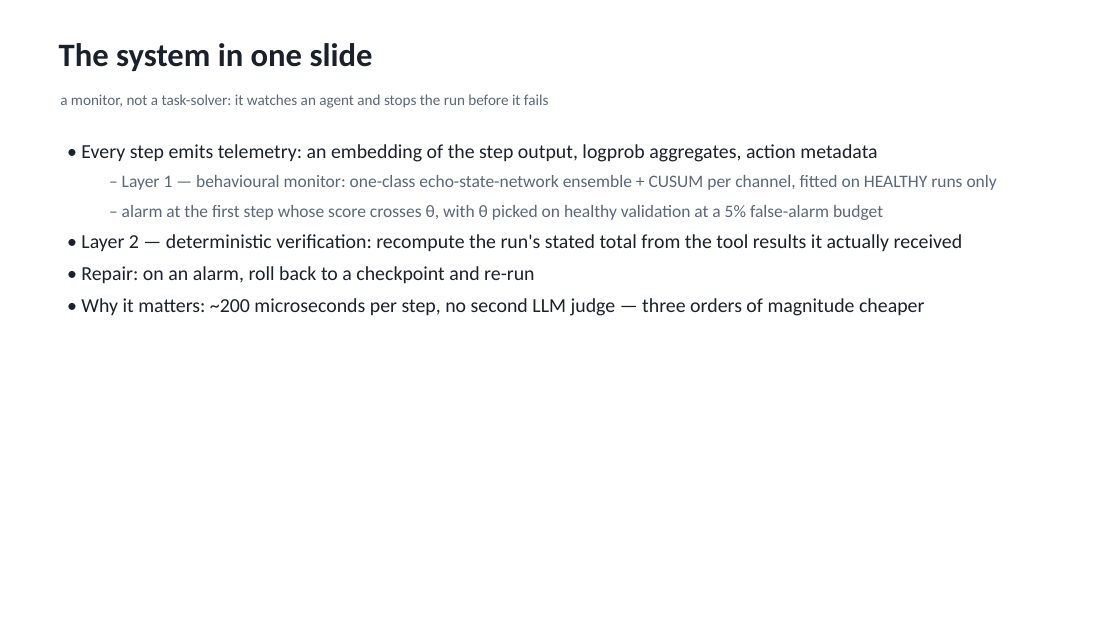
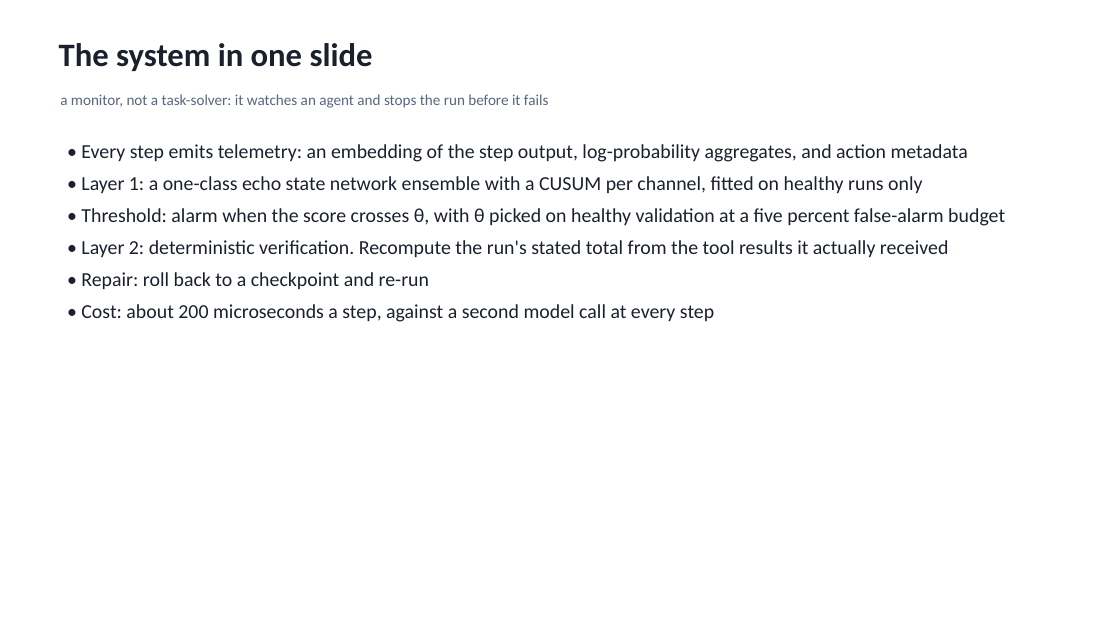
Before and after one commit to SamielSun/Individual-project-trajectory-sentinel-reproduce, a slide deck: slide 2 of slides/presentation.pptx. Drawn at 1120x630 pixels with LibreOffice and Linux fonts; fonts in the diff are those of the drawing. Boxes give left, top, right and bottom in pixels: in the first picture for what was removed or moved away, otherwise in the second. Text is boxed around its words. In the diff, an @@ line names an element or a change of style, - is before the commit and + after.

Commit message:
docs: plain section references, deck hierarchy, project-specific diary
Section references in the report and on slide 3 are spelled out instead of using
the section sign. On slide 2 the two Layer 1 lines sat as grey sub-bullets while
Layer 2 was a top-level bullet; all six lines are now one level, one size and one
colour.

The debug diary replaced its four environment entries (wheel resolution, the
3.14 download, transitive imports) with six that belong to this project: the
redirect that keeps the committed results intact, why the five-seed aggregation
had to be re-implemented, the test gate that expects corpora the fork drops,
silent row loss without torch, an over-claim about row coverage that I had to
retract, and what 'exact' was defined to mean given a 5e-11 threshold difference.

```diff
--- a/slides/presentation.pptx
+++ b/slides/presentation.pptx
@@ text at (81,144,1005,322): text changed @@
-• Every step emits telemetry: an embedding of the step output, logprob aggregates, action metadata
-  – Layer 1 — behavioural monitor: one-class echo-state-network ensemble + CUSUM per channel, fitted on HEALTHY runs only
-  – alarm at the first step whose score crosses θ, with θ picked on healthy validation at a 5% false-alarm budget
-• Layer 2 — deterministic verification: recompute the run's stated total from the tool results it actually received
-• Repair: on an alarm, roll back to a checkpoint and re-run
-• Why it matters: ~200 microseconds per step, no second LLM judge — three orders of magnitude cheaper
+• Every step emits telemetry: an embedding of the step output, log-probability aggregates, and action metadata
+• Layer 1: a one-class echo state network ensemble with a CUSUM per channel, fitted on healthy runs only
+• Threshold: alarm when the score crosses θ, with θ picked on healthy validation at a five percent false-alarm budget
+• Layer 2: deterministic verification. Recompute the run's stated total from the tool results it actually received
+• Repair: roll back to a checkpoint and re-run
+• Cost: about 200 microseconds a step, against a second model call at every step
```
Also in this commit, not shown: 1 other slide changed, 2 other files.
